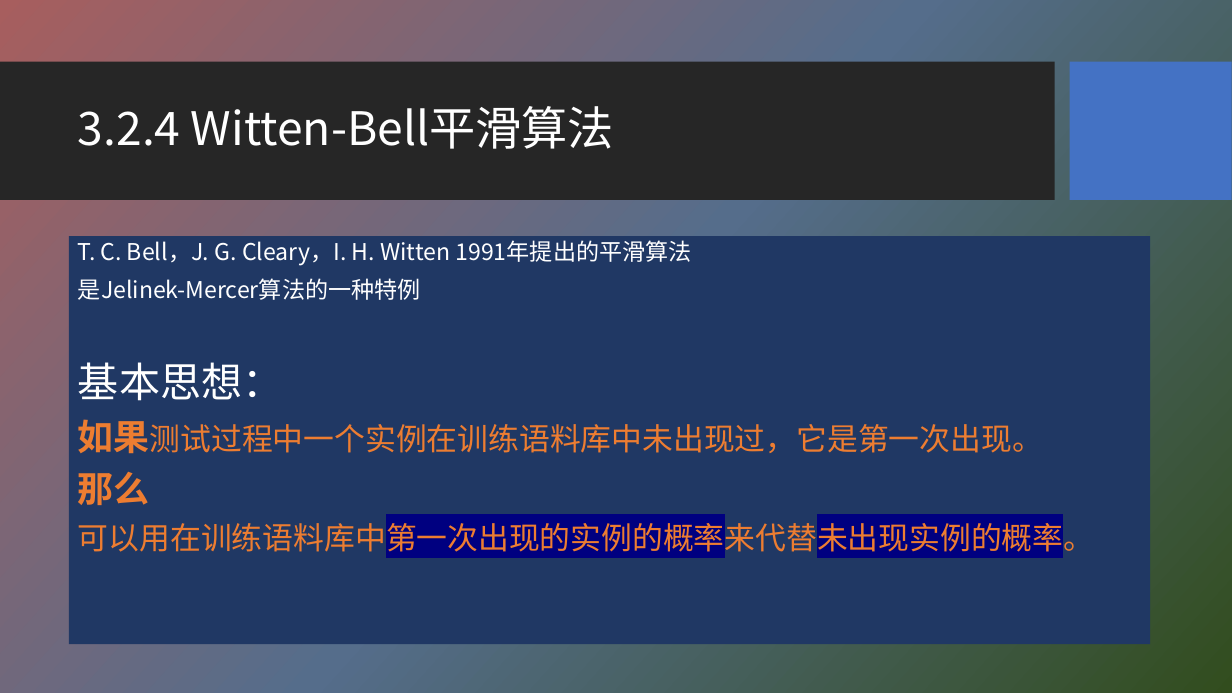
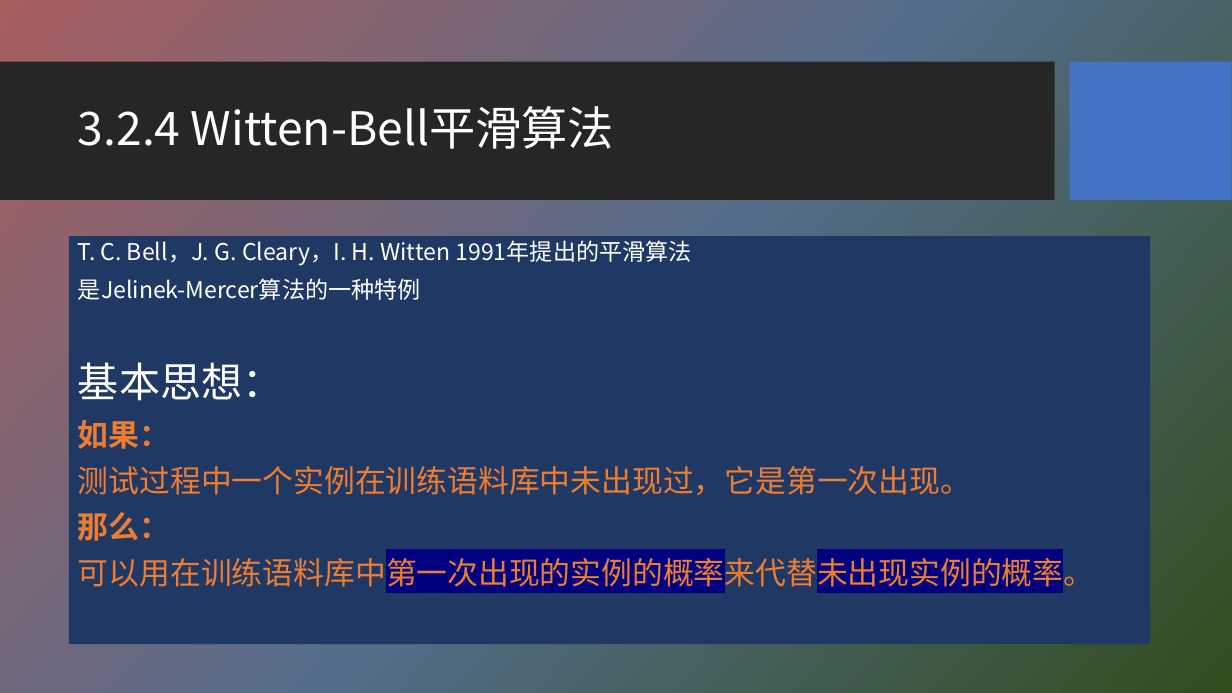
Before and after one commit to HBU/NLP_PPT, a slide deck: slide 22 of PPT-2020/ch03 n元语法模型.pptx (slide 21 before the commit). Drawn at 1232x693 pixels with LibreOffice and Linux fonts; fonts in the diff are those of the drawing; background and template pictures are left out. Boxes give left, top, right and bottom in pixels: in the first picture for what was removed or moved away, otherwise in the second. Text is boxed around its words. In the diff, an @@ line names an element or a change of style, - is before the commit and + after.

```diff
--- a/PPT-2020/ch03 n元语法模型.pptx
+++ b/PPT-2020/ch03 n元语法模型.pptx
@@ text at bbox=[78, 420, 971, 541]: text changed @@
-如果测试过程中一个实例在训练语料库中未出现过，它是第一次出现。
-那么
+如果：
+测试过程中一个实例在训练语料库中未出现过，它是第一次出现。
+那么：
```
Also in this commit, not shown: 16 other slides changed, 1 slide added.
